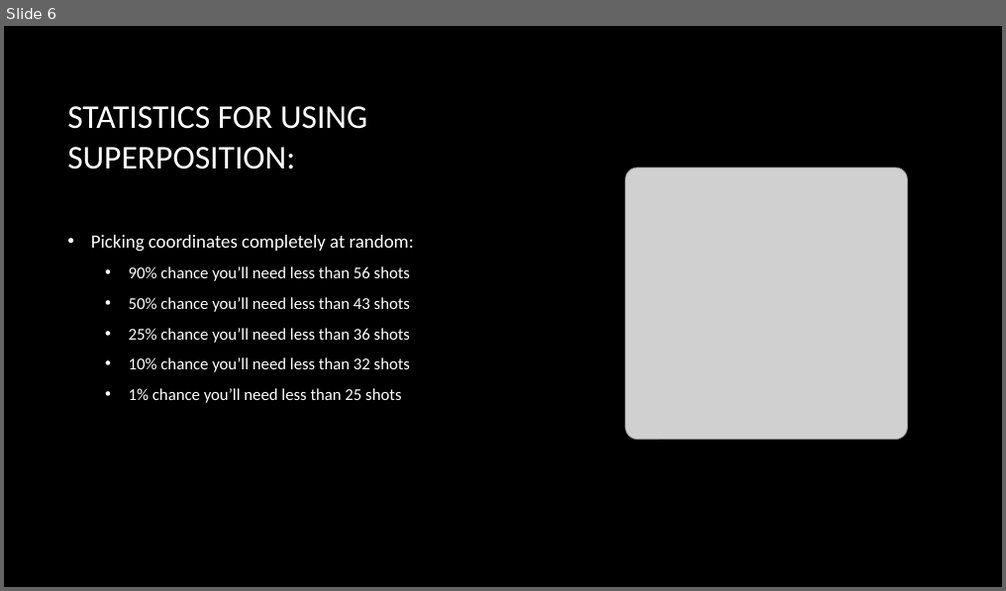
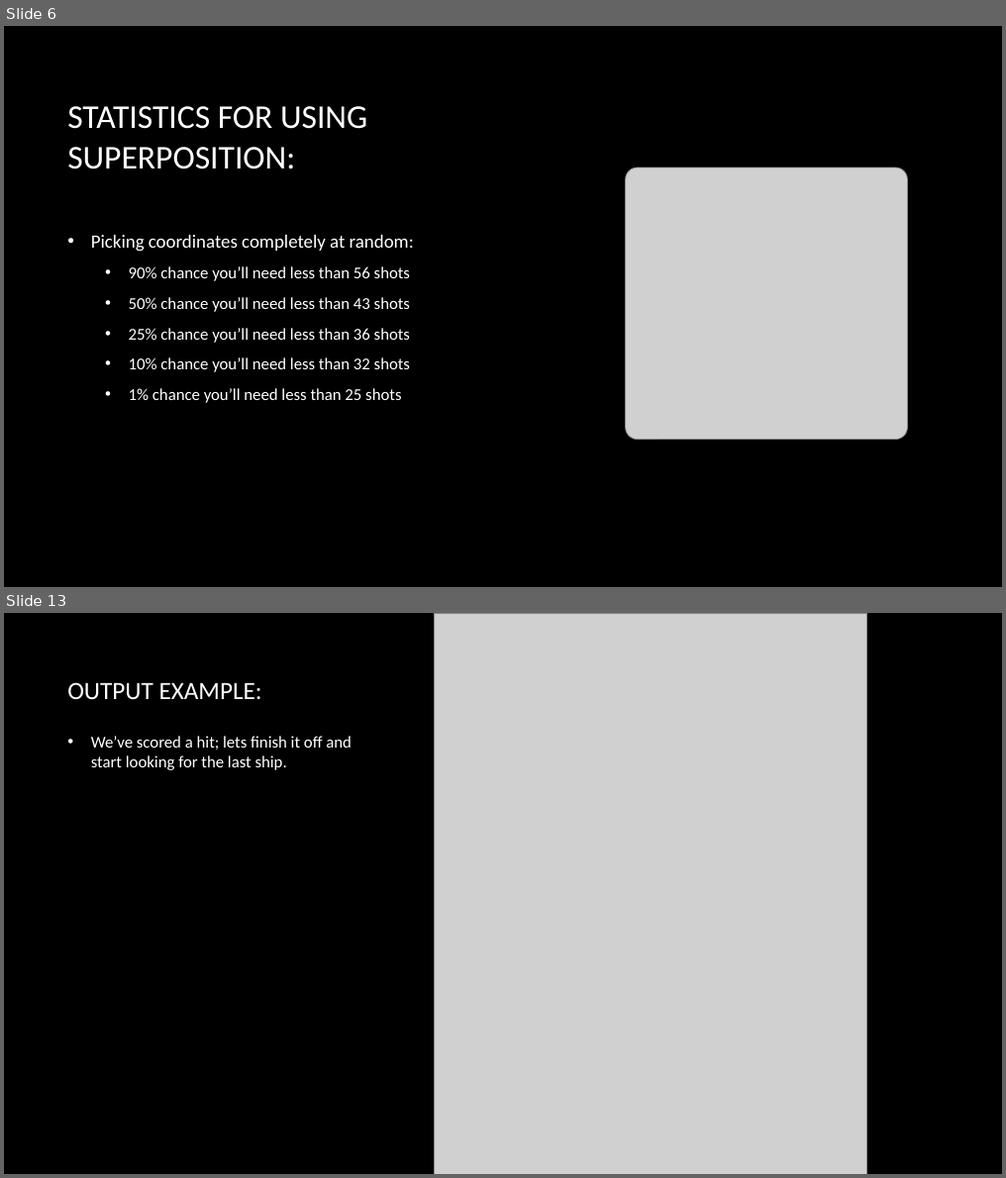
Before and after one commit to chestonthegray/cs5500-project, a slide deck: Project Presentation.pptx. Shown one above the other, each under a label of ours: slide 6 before the commit, slides 6 and 13 after it; the slides between them are not shown. The pictures are 1006x591 and 1006x1178 pixels, drawn with LibreOffice and Linux fonts; fonts in the diff are those of the drawing; grey boxes stand for pictures; background and template pictures are left out. Boxes give left, top, right and bottom in pixels: in the first picture for what was removed or moved away, otherwise in the second. Text is boxed around its words. In the diff, an @@ line names an element or a change of style, - is before the commit and + after.

```diff
--- a/Project Presentation.pptx
+++ b/Project Presentation.pptx
@@ slide 13 added at <box>4,613,1002,1174</box>, background picture (left out) @@
@@ picture added at <box>434,613,867,1174</box> @@
@@ title added at <box>67,682,262,700</box>, 24 pt, text #FFFFFF @@
+OUTPUT EXAMPLE:
@@ text added at <box>91,736,351,770</box>, 16 pt, text #FFFFFF @@
+• We’ve scored a hit; lets finish it off and start looking for the last ship.
```
Also in this commit, not shown: 10 other slides added.
